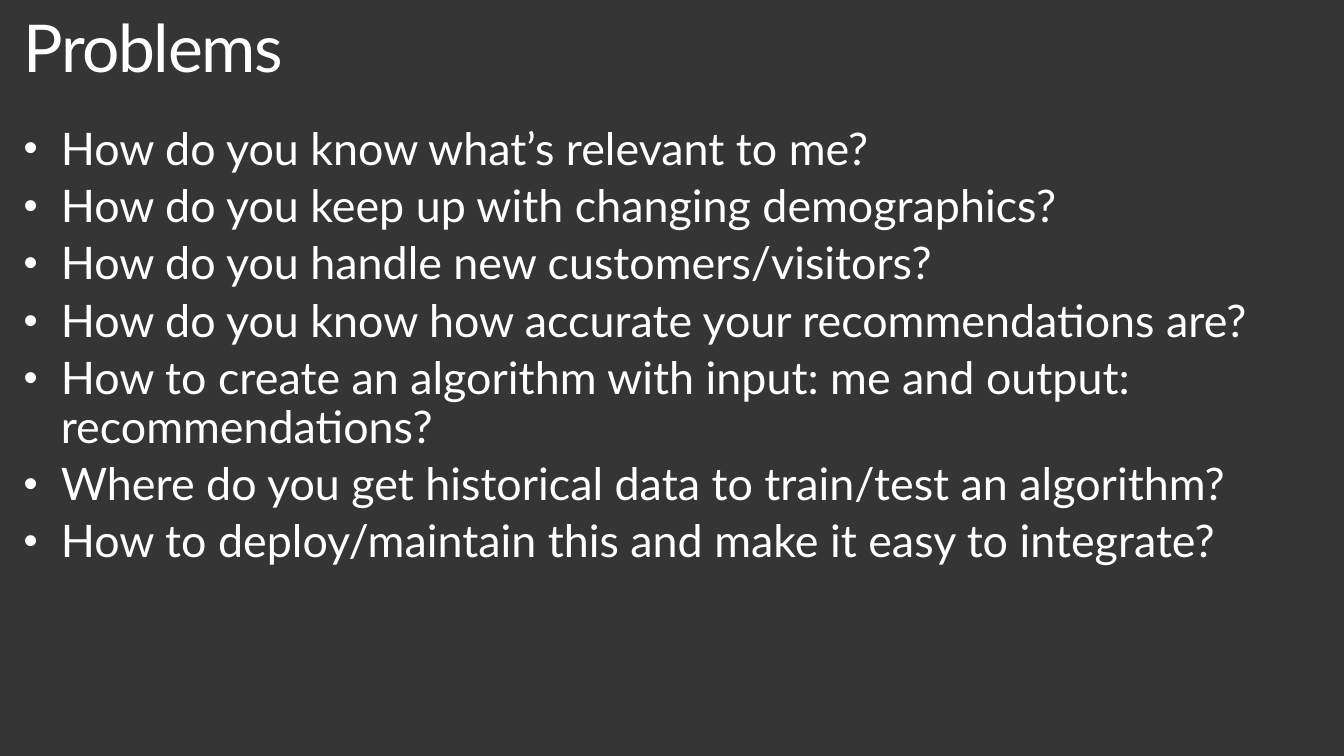
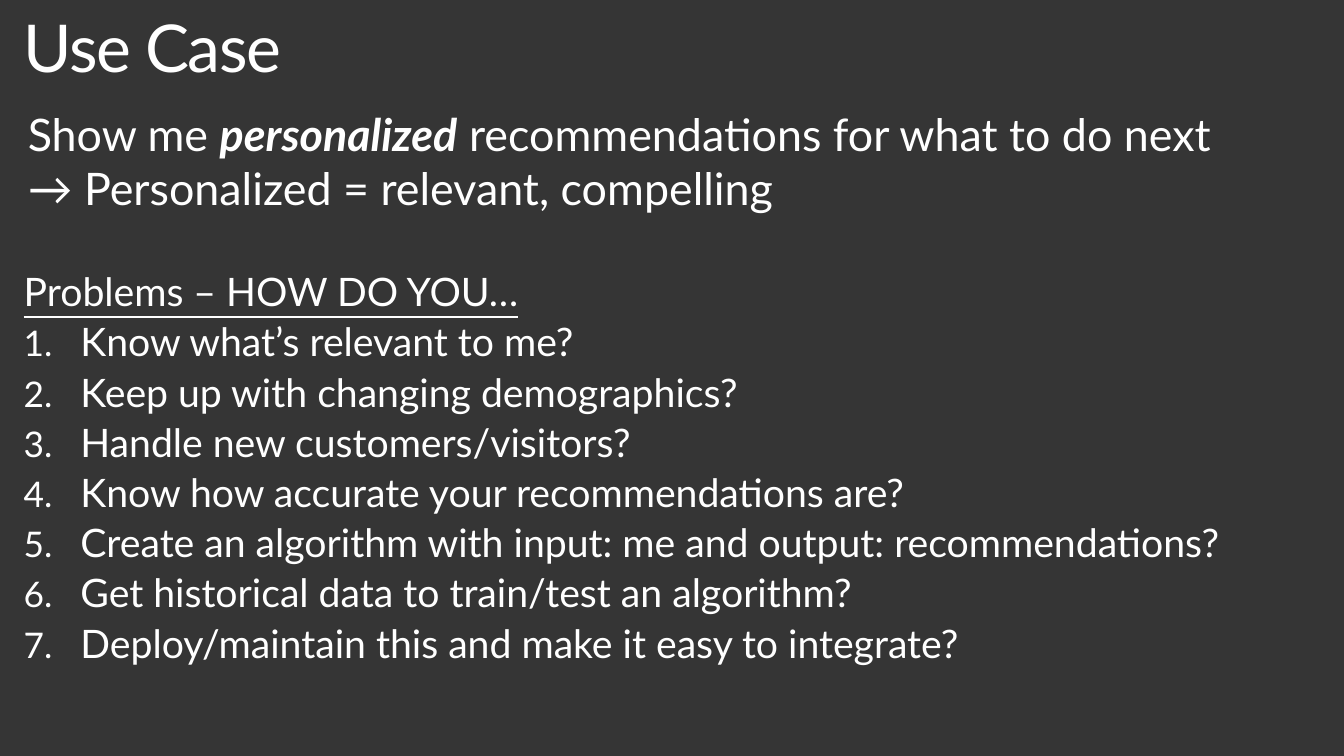
Before and after one commit to plzm/events, a slide deck: slide 7 of GraniteStateCodeCamp2019/gscc19-pelazem.pptx (slide 8 before the commit). Drawn at 1344x756 pixels with LibreOffice and Linux fonts; fonts in the diff are those of the drawing; background and template pictures are left out. Boxes give left, top, right and bottom in pixels: in the first picture for what was removed or moved away, otherwise in the second. Text is boxed around its words. In the diff, an @@ line names an element or a change of style, - is before the commit and + after.

```diff
--- a/GraniteStateCodeCamp2019/gscc19-pelazem.pptx
+++ b/GraniteStateCodeCamp2019/gscc19-pelazem.pptx
@@ title removed at bbox=[24, 23, 283, 73] @@
-Problems
@@ title added at bbox=[24, 24, 281, 73], 47 pt, text #FFFFFF @@
+Use Case
@@ text added at bbox=[28, 117, 1211, 213], 32 pt, text #FFFFFF @@
+Show me personalized recommendations for what to do next
+→ Personalized = relevant, compelling
@@ text at bbox=[24, 277, 1219, 665]: text changed; size 32 to 28 pt @@
-• How do you know what’s relevant to me?
-• How do you keep up with changing demographics?
-• How do you handle new customers/visitors?
-• How do you know how accurate your recommendations are?
-• How to create an algorithm with input: me and output: recommendations?
-• Where do you get historical data to train/test an algorithm?
-• How to deploy/maintain this and make it easy to integrate?
+Problems – HOW DO YOU…
+1. Know what’s relevant to me?
+2. Keep up with changing demographics?
+3. Handle new customers/visitors?
+4. Know how accurate your recommendations are?
+5. Create an algorithm with input: me and output: recommendations?
+6. Get historical data to train/test an algorithm?
+7. Deploy/maintain this and make it easy to integrate?
```
Also in this commit, not shown: 1 other slide changed, 2 slides added, 7 slides removed, 1 other file.
